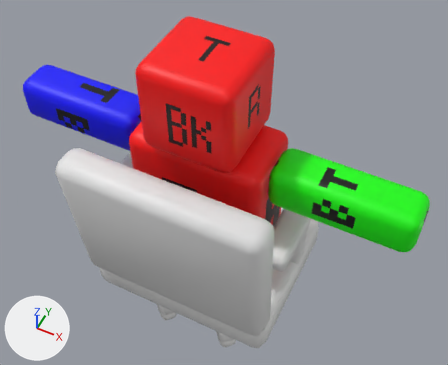
Renders of the Blender file Assets/Character/Character.blend from each side of a commit.
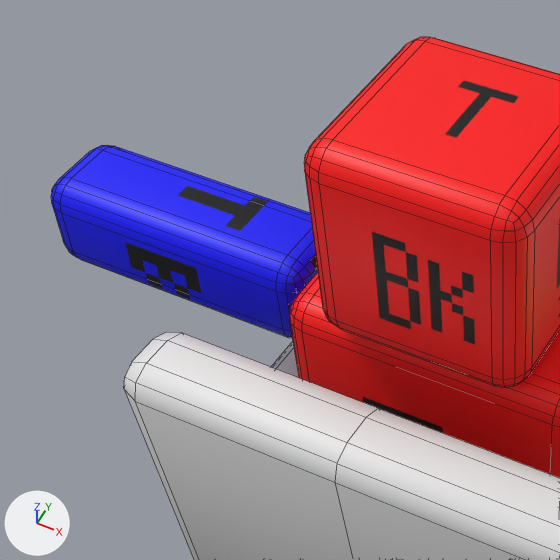
There are two pictures of each version: one whole from a camera (50 mm lens) standing at (0.874, -1.607, 3.039) and looking at (0.031, 0.081, 0.93), one close up on the part from 0% to 56% of the width and 0% to 68% of the height. The axes (+X, +Y, +Z) are drawn at lower left. The lights are the same throughout. The first two pictures are the older version. The close-ups show mesh edges as thin lines.

In view in the first close-up: 'ChairBack', 'CharacterMesh' and 1 more.
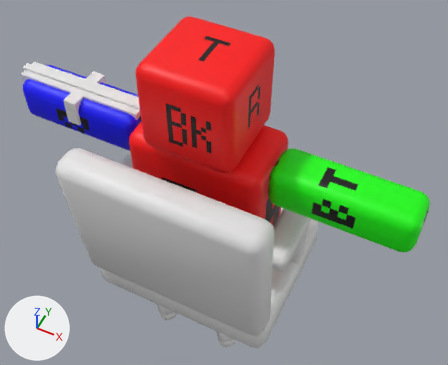
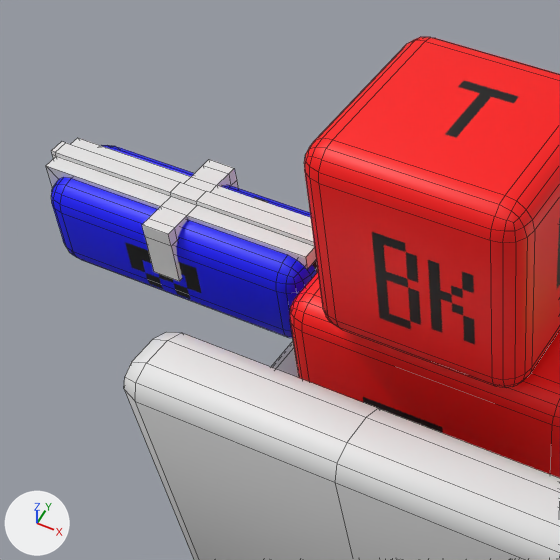
Location of each change, [x1, y1, x2, y2] in pixels of the close-ups (560 x 560 px):
'ArmBrace', added: after [46, 138, 316, 281]

The change, as a list of edits to the scene's bpy script:
```text
Add me_cube:
    me_cube.from_pydata(...)  # 78 vertices, 76 faces; spans x -0.316..0.294, y -0.11..0.11, z 0.0..0.13
Add ob_armbrace:
    ob_armbrace = bpy.data.objects.new('ArmBrace', me_cube)
    ob_armbrace.location = (-0.604, 0.0, 1.19)
```
